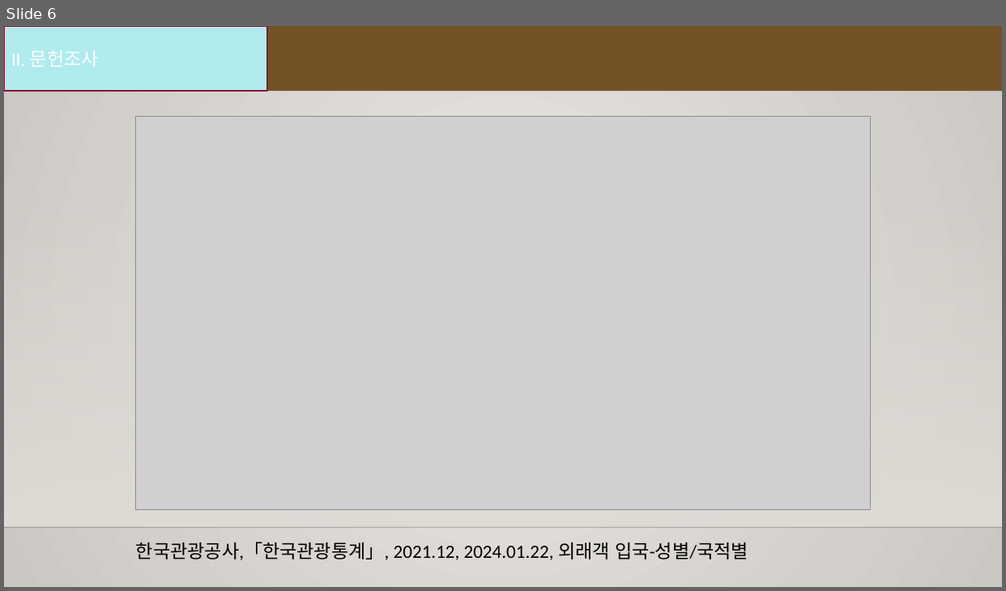
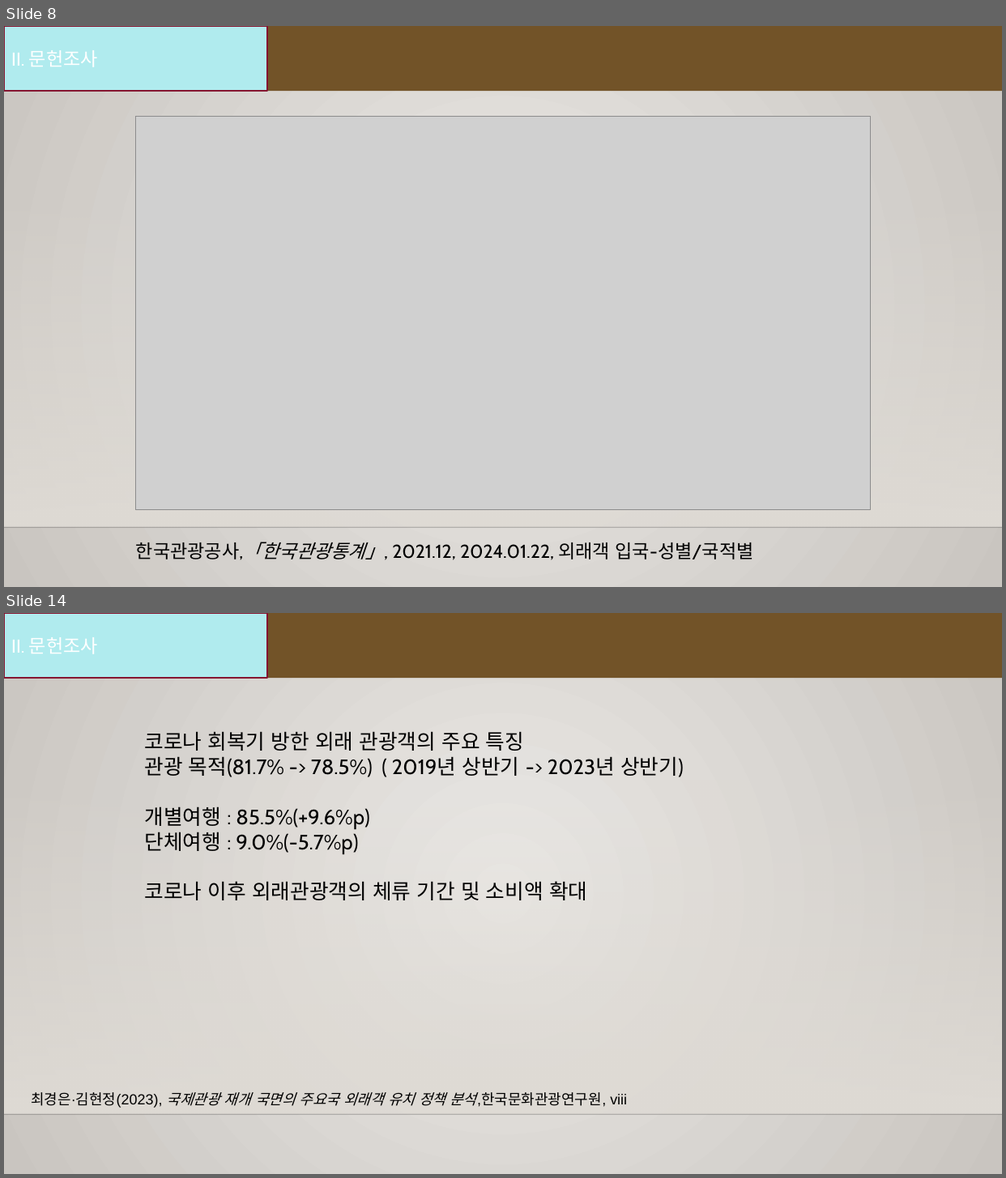
Before and after one commit to hyk2202/semi_project_2, a slide deck: Semi project.pptx. Shown one above the other, each under a label of ours: slide 6 before the commit, slides 8 and 14 after it; the slides between them are not shown. The pictures are 1006x591 and 1006x1178 pixels, drawn with LibreOffice and Linux fonts; fonts in the diff are those of the drawing; grey boxes stand for pictures; background and template pictures are left out. Boxes give left, top, right and bottom in pixels: in the first picture for what was removed or moved away, otherwise in the second. Text is boxed around its words. In the diff, an @@ line names an element or a change of style, - is before the commit and + after.

```diff
--- a/Semi project.pptx
+++ b/Semi project.pptx
@@ slide 14 added at (x1=4, y1=613, x2=1002, y2=1174), background gradient #EBE9E6 to #C9C5C0; not listed: 2 template elements that a slide beside it also shows @@
@@ rectangle added at (x1=4, y1=613, x2=1002, y2=678), fill #725328 @@
@@ rectangle added at (x1=4, y1=613, x2=267, y2=678), fill #B0EBEE, outline #851530 1.25 pt, 18 pt, text #FFFFFF @@
+II. 문헌조사
@@ text added at (x1=144, y1=731, x2=684, y2=901), 20 pt, text #000000 @@
+코로나 회복기 방한 외래 관광객의 주요 특징
+관광 목적(81.7% -> 78.5%) ( 2019년 상반기 -> 2023년 상반기)
+개별여행 : 85.5%(+9.6%p)
+단체여행 : 9.0%(-5.7%p)
+코로나 이후 외래관광객의 체류 기간 및 소비액 확대
@@ text added at (x1=31, y1=1093, x2=627, y2=1108), 14 pt, text #000000 @@
+최경은·김현정(2023), 국제관광 재개 국면의 주요국 외래객 유치 정책 분석,한국문화관광연구원, viii
@@ what was slide 6 is now slide 8 @@
@@ slide 8 changed as well @@
@@ background gradient #ECEAE7 to #CAC7C1 to gradient #EBE9E6 to #C9C5C0 @@
@@ rectangle "II. 문헌조사" at (x1=4, y1=26, x2=267, y2=91): font Calibri to Cabin; outline #871631 1.25 pt to #851530 1.25 pt @@
@@ text "한국관광공사,「한국관광통계」, 2021.12, 2024.01.22, 외래객 입국-성별/국적별" at (x1=136, y1=542, x2=754, y2=561): font Calibri to Cabin; italic on in "한국관광공사,「한국관광통계」," @@
```
Also in this commit, not shown: 5 other slides changed, 18 other slides added, 9 other files.
